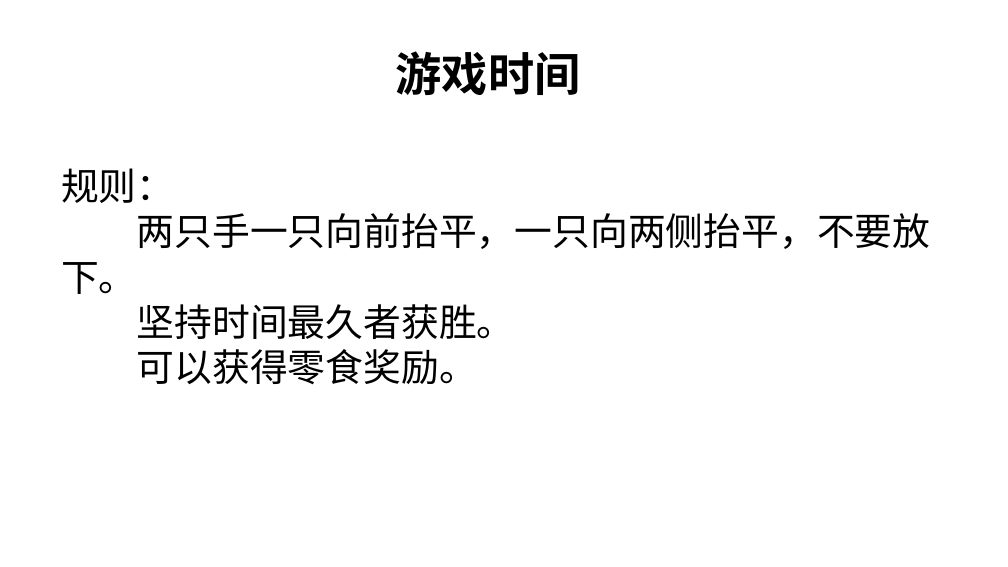
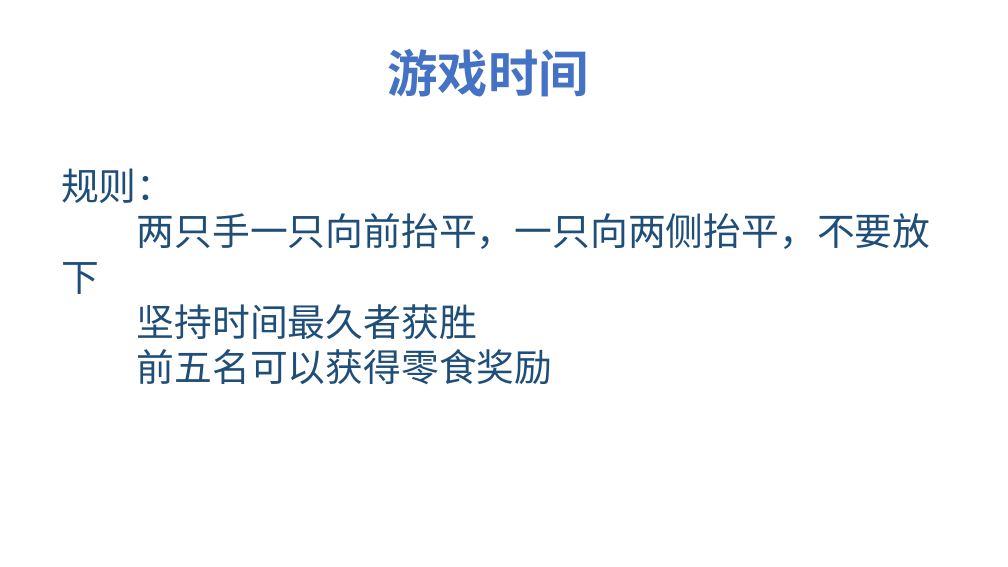
Before and after one commit to jeefies/ppt, a slide deck: slide 5 of 坚持.pptx. Drawn at 1008x567 pixels with LibreOffice and Linux fonts; fonts in the diff are those of the drawing. Boxes give left, top, right and bottom in pixels: in the first picture for what was removed or moved away, otherwise in the second. Text is boxed around its words. In the diff, an @@ line names an element or a change of style, - is before the commit and + after.

Commit message:
v3

```diff
--- a/坚持.pptx
+++ b/坚持.pptx
@@ title "游戏时间" at bbox=[387, 49, 589, 97]: size 44 to 48 pt, text colour #000000 to gradient #203864 to #4472C4 to #8FAADC @@
@@ text at bbox=[61, 168, 174, 203]: text colour #000000 to #1F4E79 in "规则：" @@
@@ text at bbox=[61, 213, 931, 384]: text changed; text colour #000000 to #1F4E79 @@
-两只手一只向前抬平，一只向两侧抬平，不要放下。
-坚持时间最久者获胜。
-可以获得零食奖励。
+两只手一只向前抬平，一只向两侧抬平，不要放下
+坚持时间最久者获胜
+前五名可以获得零食奖励
```
Also in this commit, not shown: 7 other slides changed, 1 slide added, 2 slides removed.
